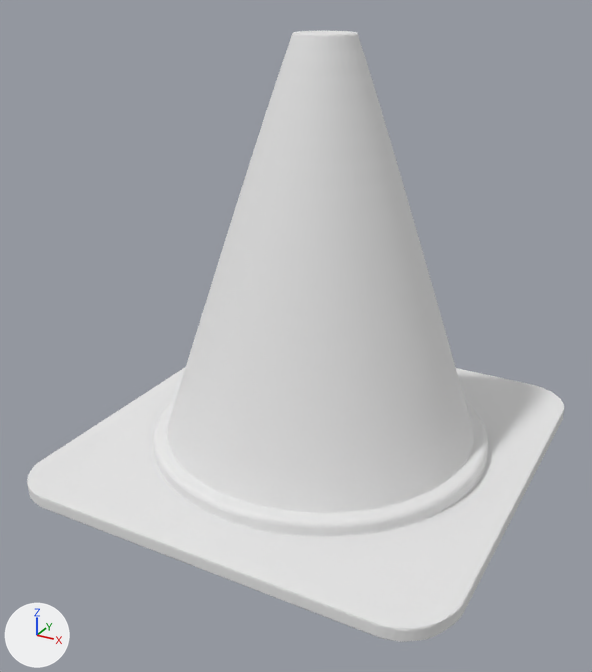
The OBJ model public/Huetchen/huetchen.obj as it was, and as the next commit left it.
One viewpoint serves both versions: a 50 mm lens placed at (1.15, -8.18, 6.06), pointed at (-3.11, -0.44, 2.19). The lights are fixed; the arrows at lower left show +X, +Y and +Z. Where no turn or scale is listed for an object, it has been applied to the vertices.

Names of what the first picture shows: 'huetchen'.
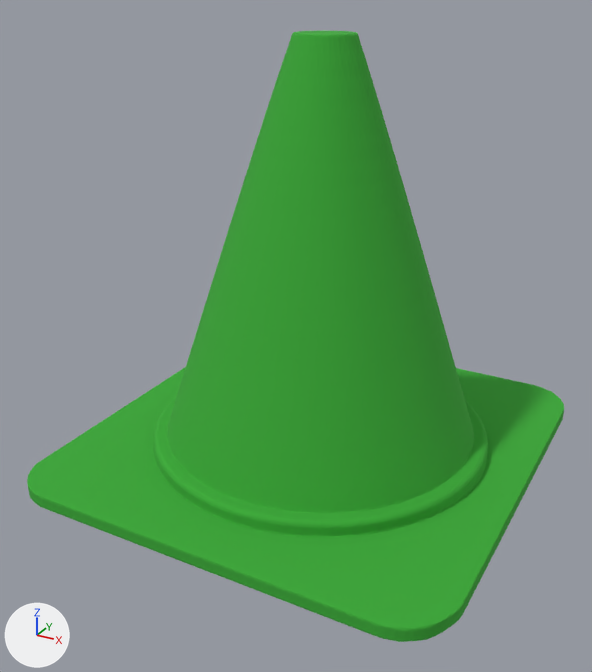
Where the change shows, as pixel boxes [x1, y1, x2, y2] in the pictures (592 x 672 px):
'huetchen', recoloured (white to green): [27, 31, 564, 642] in both

Edits to the bpy script that builds the scene:
```text
Add img_272876_23_05_11_13_31_21_1_color_png:
    img_272876_23_05_11_13_31_21_1_color_png = load_image('272876_23_05_11_13_31_21_1_color.png', '272876_23_05_11_13_31_21_1_color.png', 2048, 2048, 'sRGB')
Add mat_272876_23_05_11_13_31_21_1:
    mat_272876_23_05_11_13_31_21_1 = principled_material('272876_23_05_11_13_31_21_1')
    mat_272876_23_05_11_13_31_21_1.texture = img_272876_23_05_11_13_31_21_1_color_png
    mat_272876_23_05_11_13_31_21_1.roughness = 1.0
Change me_huetchen:
    where me_huetchen.from_pydata(...)  # 4001 vertices, 7998 faces; spans x -5.7..-0.39, y -2.74..2.74, z 0.5..5.52
    remove me_huetchen.materials.append(mat_huetchen)  # white #e7e7e7
    add me_huetchen.materials.append(mat_272876_23_05_11_13_31_21_1)  # picture img_272876_23_05_11_13_31_21_1_color_png
```
